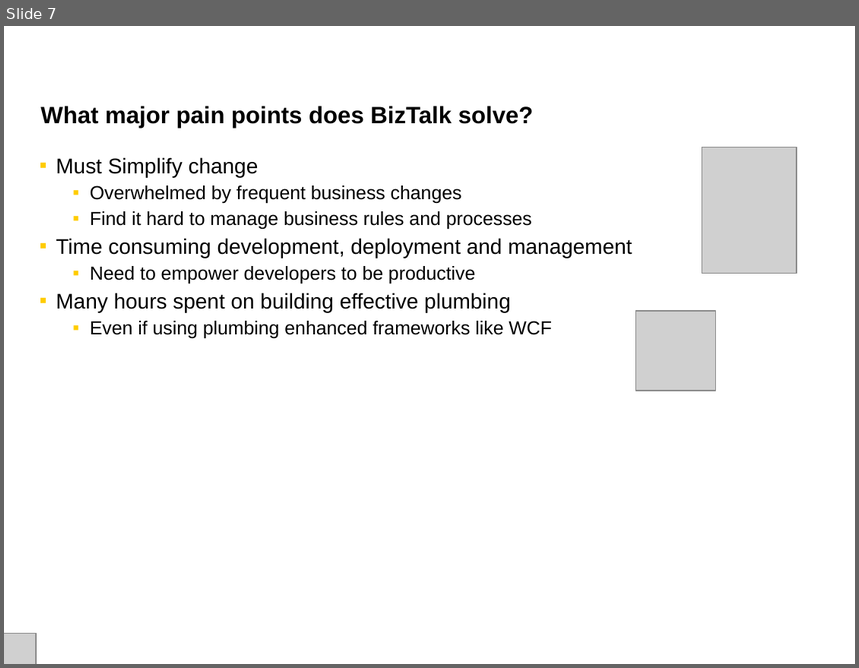
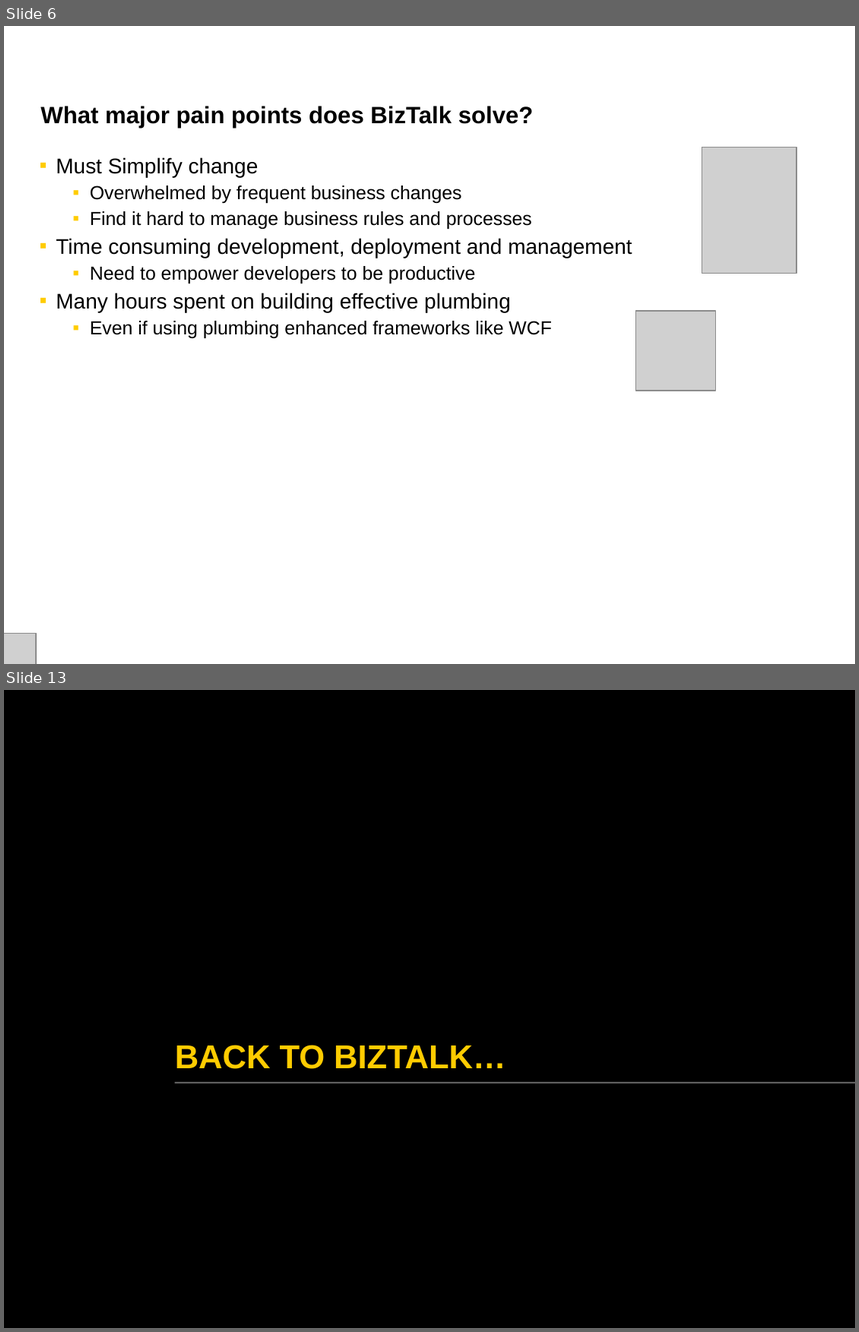
Before and after one commit to johan-jeh/BizTalk-Server---Developing-Integration-Solutions, a slide deck: Slides/Module 1 - Introduction to BizTalk Server.pptx. Shown one above the other, each under a label of ours: slide 7 before the commit, slides 6 and 13 after it; the slides between them are not shown. The pictures are 859x668 and 859x1332 pixels, drawn with LibreOffice and Linux fonts; fonts in the diff are those of the drawing; grey boxes stand for pictures. Boxes give left, top, right and bottom in pixels: in the first picture for what was removed or moved away, otherwise in the second. Text is boxed around its words. In the diff, an @@ line names an element or a change of style, - is before the commit and + after.

```diff
--- a/Slides/Module 1 - Introduction to BizTalk Server.pptx
+++ b/Slides/Module 1 - Introduction to BizTalk Server.pptx
@@ slide 13 added at (x1=4, y1=690, x2=855, y2=1328), background #000000 @@
@@ title added at (x1=175, y1=1045, x2=506, y2=1069), 28 pt, text #FFCC00, bold @@
+BACK TO BIZTALK…
@@ line added from (175, 1083) to (855, 1083), #5F5F5F 1.5 pt @@
@@ what was slide 7 is now slide 6 @@
```
Also in this commit, not shown: 7 slides changed, 4 other slides added, 5 slides removed, 4 other files.
